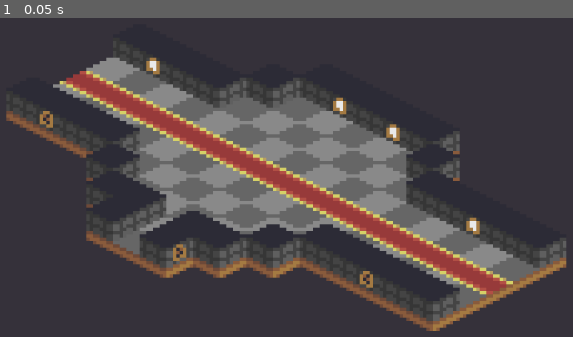
Above: before the commit, frame 1.
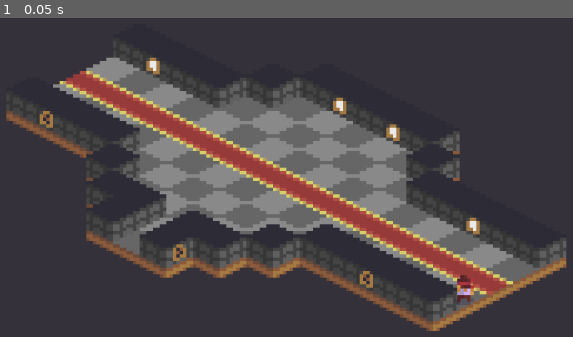
Above: after the commit, the same moment.

Repository: steambap/bit-tactics
Game: Godot game, scene res://scenes/01_castle.tscn
The game is run twice, just before and just after one commit, with the same random seed, the same clock (stepped at 60 frames per second) and the same inputs.
Inputs:
- Up to frame 1 (0.05 s): no input

The runs differ from the first frame. In frame 1, 0.2% of the frame differs, in the area x 79-83%, y 80-90%.

Commit message:
damage popup

Diff:
--- /dev/null
+++ b/nodes/damage_popup.tscn
@@ -0,0 +1,18 @@
+[gd_scene format=2]
+
+[node name="damage_popup" type="Node2D"]
+position = Vector2( 0, -14 )
+z_index = 5
+z_as_relative = false
+
+[node name="value" type="Label" parent="."]
+margin_left = -19.0
+margin_top = -6.0
+margin_right = 21.0
+margin_bottom = 8.0
+size_flags_horizontal = 2
+size_flags_vertical = 1
+text = "45"
+__meta__ = {
+"_edit_use_anchors_": false
+}
--- a/scenes/01_castle.tscn
+++ b/scenes/01_castle.tscn
@@ -1,7 +1,8 @@
-[gd_scene load_steps=3 format=2]
+[gd_scene load_steps=4 format=2]
 
 [ext_resource path="res://tilesets/grassland.tres" type="TileSet" id=1]
 [ext_resource path="res://tilesets/castle.tres" type="TileSet" id=2]
+[ext_resource path="res://nodes/monk.tscn" type="PackedScene" id=3]
 
 [node name="scene" type="Node"]
 
@@ -43,3 +44,6 @@
 cell_custom_transform = Transform2D( 1, 1, 0, 0, 0, 0 )
 format = 1
 tile_data = PoolIntArray( 65542, 6, 0, 65543, 10, 0, 65544, 6, 0, 65545, 10, 0, 65546, 6, 0, 131077, 6, 0, 131083, 6, 0 …(368 unchanged characters)…
+
+[node name="monkA" parent="objects" instance=ExtResource( 3 )]
+position = Vector2( 81.353, 93.258 )
